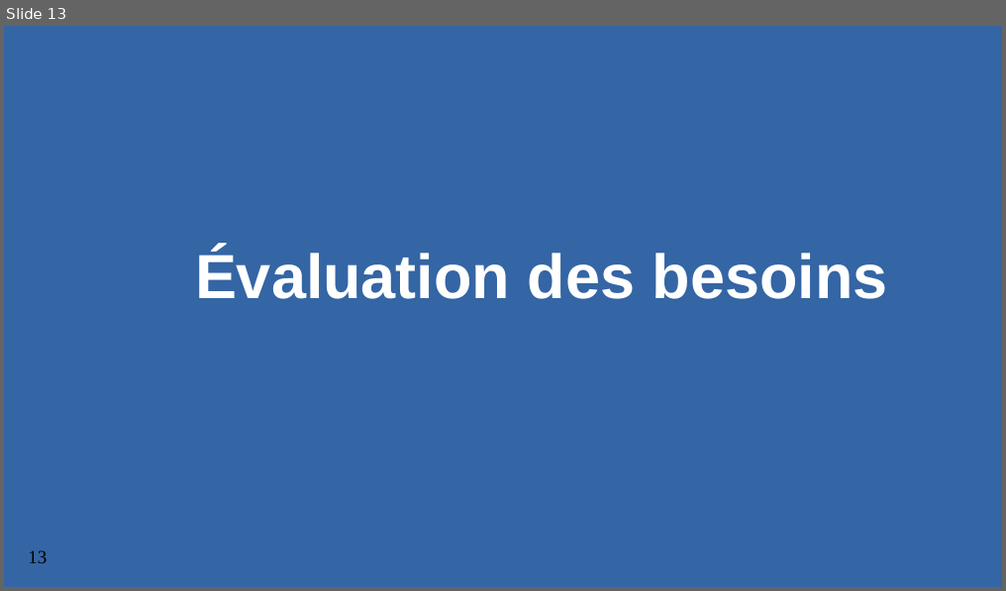
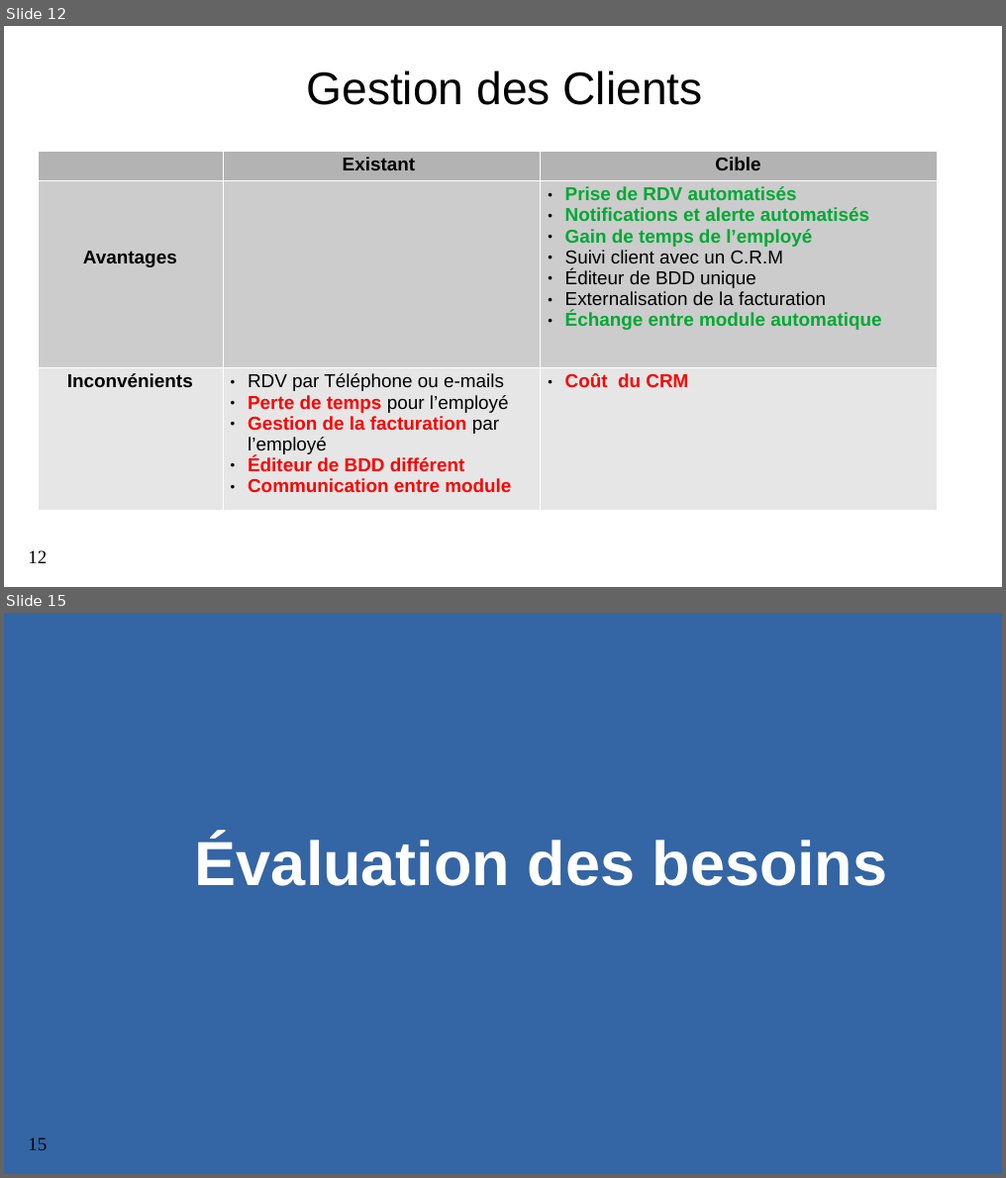
Before and after one commit to Lamessolo/ProjetLeadTech, a slide deck: P4_04_PresentationRecapitulatif.pptx. Shown one above the other, each under a label of ours: slide 13 before the commit, slides 12 and 15 after it; the slides between them are not shown. The pictures are 1006x591 and 1006x1178 pixels, drawn with LibreOffice and Linux fonts; fonts in the diff are those of the drawing; background and template pictures are left out. Boxes give left, top, right and bottom in pixels: in the first picture for what was removed or moved away, otherwise in the second. Text is boxed around its words. In the diff, an @@ line names an element or a change of style, - is before the commit and + after.

```diff
--- a/P4_04_PresentationRecapitulatif.pptx
+++ b/P4_04_PresentationRecapitulatif.pptx
@@ slide 12 added at <box>4,26,1002,587</box>, background #FFFFFF; not listed: 1 template element that a slide beside it also shows @@
@@ text added at <box>306,71,703,105</box>, 44 pt, text #000000 @@
+Gestion des Clients
@@ table added at <box>38,150,937,496</box>, 3 rows, 3 columns @@
+ | Existant | Cible
+Avantages |  | Prise de RDV automatisés / Notifications et alerte automatisés / Gain de temps de l’employé / Suivi client avec un C.R.M / Éditeur de BDD unique / Externalisation de la facturation / Échange entre module automatique
+Inconvénients | RDV par Téléphone ou e-mails / Perte de temps pour l’employé / Gestion de la facturation par l’employé / Éditeur de BDD différent / Communication entre module | Coût du CRM
@@ what was slide 13 is now slide 15 @@
@@ page number at <box>28,1138,47,1151</box>: text changed @@
-13
+15
```
Also in this commit, not shown: 10 slides changed, 9 other slides added, 6 slides removed, 5 other files.
